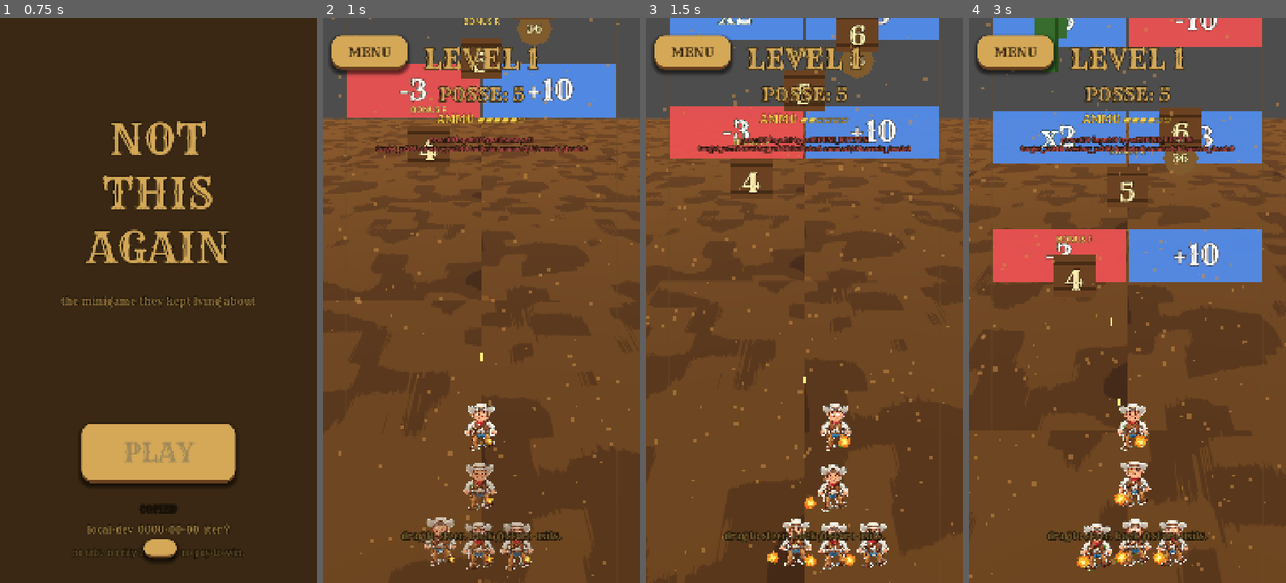
Above: before the commit, frames 1-4 (left to right).
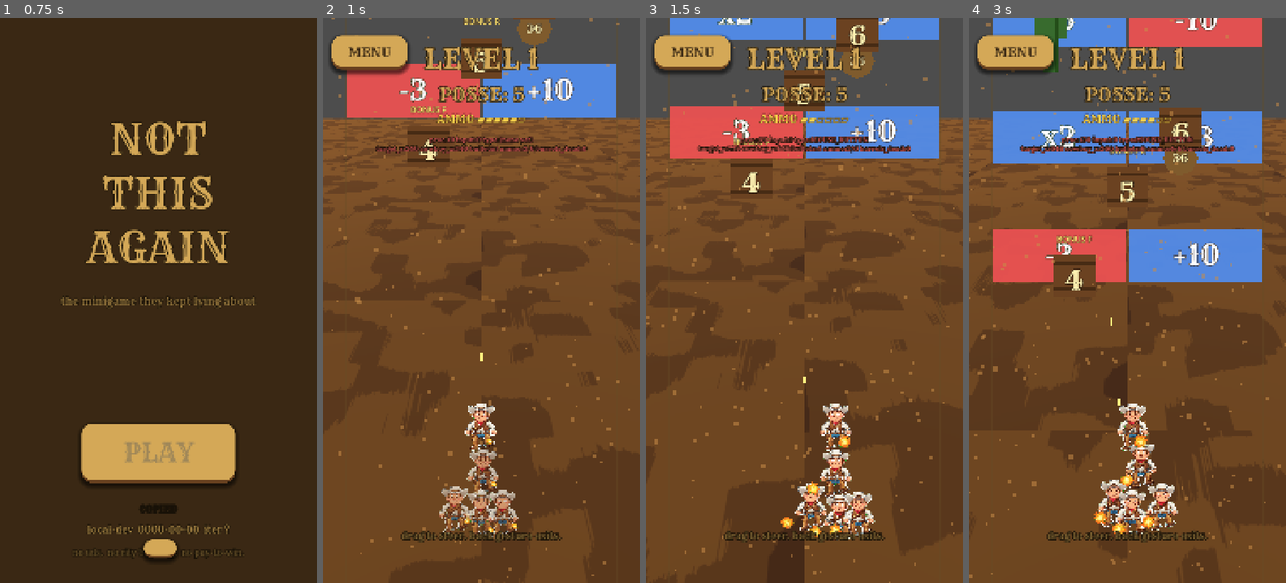
Above: after the commit, the same moments.

Repository: Joeputin100/Not_This_Again
Game: Godot game, scene res://scenes/main_menu.tscn
Same seed, same stepped clock (60 frames per second), same inputs: the game is played once before the commit and once after it. Video files are missing from this copy of the repository; at most half a second of black plays in their place.
Inputs (mouse positions are in pixels of both pictures, inside the frame that each line leads up to):
- Up to frame 1 (0.75 s): click "PLAY" at 0.5 s
- Up to frame 2 (1 s): no input
- Up to frame 3 (1.5 s): tap Enter at 1.25 s; move the mouse to (874, 272) at 1.27 s; hold Shift from 1.28 s (still down); click (874, 272) at 1.42 s
- Up to frame 4 (3 s): release Shift at 2 s; drag from (1064, 328) to (1111, 413) at 2.02 s; move the mouse to (1159, 176) at 2.77 s; tap Ctrl at 2.85 s; click (1159, 176) at 2.92 s

Frame 1 is identical in both runs. In frame 2, 2.9% of the frame differs, in the area x 32-67%, y 76-98%; in frame 3, 3.2%; in frame 4, 3.4%, in the area x 34-70%, y 75-98%.

Commit message:
iter 39: Evony-style crowd density — tight scatter + per-row depth scaling
User feedback after iter 38 sideload: 'posse crowd density and
positioning: copy from Evony: The King's Return'. The original ad-
game-bait reference for this whole project. Evony's crowd reads as
a dense organic blob, not a marching grid. Three changes:

== TIGHTER GRID SPACING ==
posse_formation.gd HORIZONTAL/VERTICAL_SPACING:
  130 / 200  →  95 / 150
The base grid is now denser by ~30%. Combined with the new scatter +
jitter, dudes overlap in the front rows but don't collide visually —
matches Evony's 'crowd of bodies' look.

== PER-DUDE SCATTER (NEW) ==
PosseFormation.SCATTER_RANGE = 35.0 px. Each dude's spawn metadata now
includes a 'scatter' Vector2 — random ±35 in both axes, baked once at
_spawn_dude. PosseRenderer._process adds scatter on top of base_pos
when computing the final position each frame. The formation grid is
the COARSE structure; scatter breaks up the row-and-column rigidity
so the crowd reads as natural.

== PER-ROW DEPTH SCALING ==
posse_renderer.gd:
  SCALE_FADE_PER_ROW = 0.06
  MIN_SCALE = 0.72
Row index computed from base_offset.y / VERTICAL_SPACING. Front row
(row 0) renders at 1.0, each row back loses 6% scale, clamped at 72%
minimum. Reads as fake perspective recede — the crowd thins out into
the distance even though there's no real camera depth.

== BUMPED JITTER ==
JITTER_AMPLITUDE 8 → 14 px, JITTER_FREQUENCY 1.7 → 1.9 Hz. The crowd
now moves more visibly — feels alive instead of merely stationary
with micro-wobble.

NOT IN THIS ITER:
- HP bars on barrel/bull/tumbleweed/cactus
- Pete dialog floats (text on top of his existing shouts/complains)
- Vagrant death video
- Lane guides as 3D-aware quads on the Terrain3D plane
- Level-selector full-3D map (deferred — separate iter when phase-2
  meta-progression arrives)

Diff:
--- a/godot/scripts/posse_formation.gd
+++ b/godot/scripts/posse_formation.gd
@@ -21,15 +21,21 @@
 # the playable width (~920px) without runners overlapping each other
 # or clipping into the lane guides.
 
-# Iter 25+: bumped 44→130 and 58→200 after sideload feedback that posse
-# dudes were "on top of each other" with the new sprite scale (0.4 ×
-# 256×512 → 102×205 px visible per dude). At 130/200 the formation has
-# breathing room between figures while still reading as one cohesive
-# crowd — single-row maximum width (6 dudes × 130) is 780 px, comfortably
-# inside the ~920px playfield lane.
-const HORIZONTAL_SPACING: float = 130.0
-const VERTICAL_SPACING: float = 200.0
+# Iter 39: tightened from 130/200 to 95/150 after sideload feedback to
+# match Evony: The King's Return crowd-runner density — the original
+# game-ad inspiration this whole project rifts on. Their crowd reads
+# as a dense organic blob, not a parade. Tighter spacing here is the
+# BASE grid; PosseRenderer adds per-dude random scatter (±35 px) on
+# top, so the actual visible formation is less rigid than the grid
+# suggests. Front-row dudes overlap by design — depth comes from the
+# per-row scale fade in PosseRenderer, not from gaps.
+const HORIZONTAL_SPACING: float = 95.0
+const VERTICAL_SPACING: float = 150.0
 const MAX_ROW_WIDTH: int = 6
+# Random scatter range applied to each dude's grid position once at
+# spawn (persistent per-dude). Matches the Evony "loose crowd" feel —
+# dudes aren't pinned to row centers.
+const SCATTER_RANGE: float = 35.0
 
 # Returns follower offsets relative to the leader at (0,0). Does NOT
 # include the leader itself. For posse_count <= 1, returns empty.
--- a/godot/scripts/posse_renderer.gd
+++ b/godot/scripts/posse_renderer.gd
@@ -22,9 +22,17 @@
 
 # Sinusoidal jitter — each dude carries its own phase so the crowd
 # doesn't move in lockstep. Amplitude is in pixels; freq is rad/sec for
-# a clean ~1.7Hz wobble.
-const JITTER_AMPLITUDE: float = 8.0
-const JITTER_FREQUENCY: float = 1.7
+# a clean ~1.7Hz wobble. Iter 39: bumped 8→14 amplitude after Evony
+# crowd reference — more alive, less marching-in-formation.
+const JITTER_AMPLITUDE: float = 14.0
+const JITTER_FREQUENCY: float = 1.9
+# Iter 39: depth scaling. Followers in deeper rows render at this
+# fraction of the leader's size, smoothly tweened across rows. Reads
+# as "the crowd recedes into the distance" without needing a real
+# perspective camera. End scale = 1.0 - SCALE_FADE_PER_ROW * row_index,
+# clamped at MIN_SCALE.
+const SCALE_FADE_PER_ROW: float = 0.06
+const MIN_SCALE: float = 0.72
 
 # Fade/scale-in for newly-spawned dudes (posse grew).
 const SPAWN_FADE_DURATION: float = 0.25
@@ -65,17 +73,20 @@
 
 func _process(delta: float) -> void:
 	_elapsed += delta
-	# Apply per-dude jitter on top of the cached base offset. Skip dudes
-	# without base_pos metadata (defensive — shouldn't happen, but cheap).
+	# Apply per-dude jitter on top of the cached base offset + the
+	# per-dude scatter (set once at spawn, gives Evony-style loose
+	# crowd vs strict grid). Skip dudes without base_pos metadata
+	# (defensive — shouldn't happen, but cheap).
 	for dude in _active_dudes:
 		if dude == null or not is_instance_valid(dude):
 			continue
 		var base_pos: Vector2 = dude.get_meta("base_pos", Vector2.ZERO)
+		var scatter: Vector2 = dude.get_meta("scatter", Vector2.ZERO)
 		var phase_x: float = dude.get_meta("phase_x", 0.0)
 		var phase_y: float = dude.get_meta("phase_y", 0.0)
 		var jx: float = JITTER_AMPLITUDE * sin(_elapsed * JITTER_FREQUENCY + phase_x)
 		var jy: float = JITTER_AMPLITUDE * cos(_elapsed * JITTER_FREQUENCY + phase_y)
-		dude.position = base_pos + Vector2(jx, jy)
+		dude.position = base_pos + scatter + Vector2(jx, jy)
 
 # Called from level.gd's _process each frame to anchor the formation to
 # wherever the leader cowboy currently is. Cheap (just sets position).
@@ -164,25 +175,43 @@
 
 	# Reassign base positions for all active dudes from the cached
 	# offsets. (Order in _active_dudes mirrors order in _cached_offsets.)
+	# Iter 39: also assign per-dude scale based on which formation row
+	# they landed in (deeper row = smaller, fake-perspective recede).
 	for i in range(_active_dudes.size()):
 		var dude: Node2D = _active_dudes[i]
 		if dude == null or not is_instance_valid(dude):
 			continue
-		dude.set_meta("base_pos", _cached_offsets[i])
+		var base_offset: Vector2 = _cached_offsets[i]
+		dude.set_meta("base_pos", base_offset)
+		# Row index: base_offset.y is (row+1) × VERTICAL_SPACING.
+		var row_index: int = int(round(base_offset.y / PosseFormation.VERTICAL_SPACING)) - 1
+		var depth_scale: float = maxf(MIN_SCALE, 1.0 - SCALE_FADE_PER_ROW * float(maxi(0, row_index)))
+		dude.scale = Vector2(depth_scale, depth_scale)
 		# Snap to base immediately so newly-spawned dudes appear at
 		# their slot (jitter overlays on next _process tick).
-		dude.position = _cached_offsets[i]
+		dude.position = base_offset + dude.get_meta("scatter", Vector2.ZERO)
 
 func _spawn_dude() -> Node2D:
 	var dude: Node2D = PosseDudeScene.instantiate()
 	dude.set_meta("phase_x", randf() * TAU)
 	dude.set_meta("phase_y", randf() * TAU)
 	dude.set_meta("base_pos", Vector2.ZERO)
+	# Iter 39: per-dude positional scatter. ±SCATTER_RANGE in both axes,
+	# baked once at spawn — sticks to this dude for its lifetime. Evony
+	# crowd reference: dudes aren't pinned to grid centers, the cluster
+	# reads as organic.
+	dude.set_meta("scatter", Vector2(
+		randf_range(-PosseFormation.SCATTER_RANGE, PosseFormation.SCATTER_RANGE),
+		randf_range(-PosseFormation.SCATTER_RANGE, PosseFormation.SCATTER_RANGE),
+	))
 	dude.modulate.a = 0.0
 	dude.scale = Vector2(SPAWN_SCALE_FROM, SPAWN_SCALE_FROM)
 	add_child(dude)
 	var tween := create_tween().set_parallel(true)
 	tween.tween_property(dude, "modulate:a", 1.0, SPAWN_FADE_DURATION)
+	# Scale tween ends at Vector2.ONE; _rebuild_formation then snaps to
+	# the per-row depth_scale on the next assignment pass. The brief
+	# overshoot at ONE is invisible at SPAWN_FADE_DURATION (250ms).
 	tween.tween_property(dude, "scale", Vector2.ONE, SPAWN_FADE_DURATION) \
 		.set_trans(Tween.TRANS_BACK).set_ease(Tween.EASE_OUT)
 	return dude
